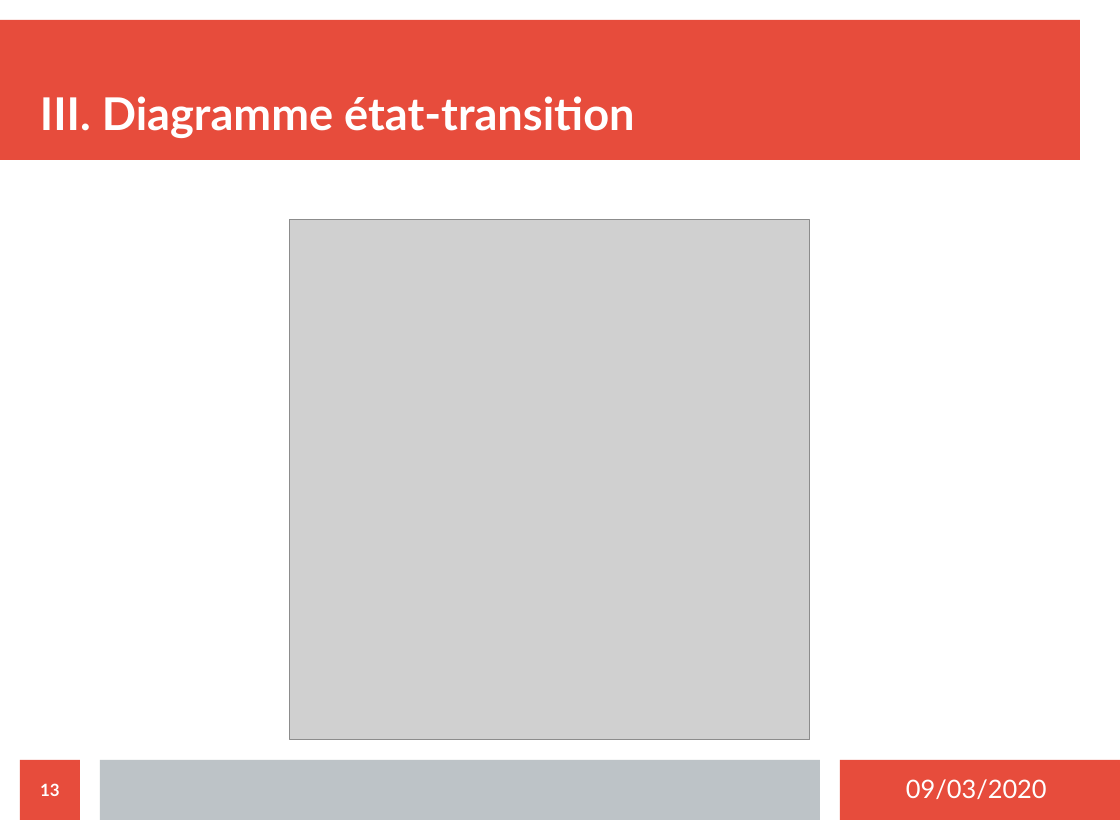
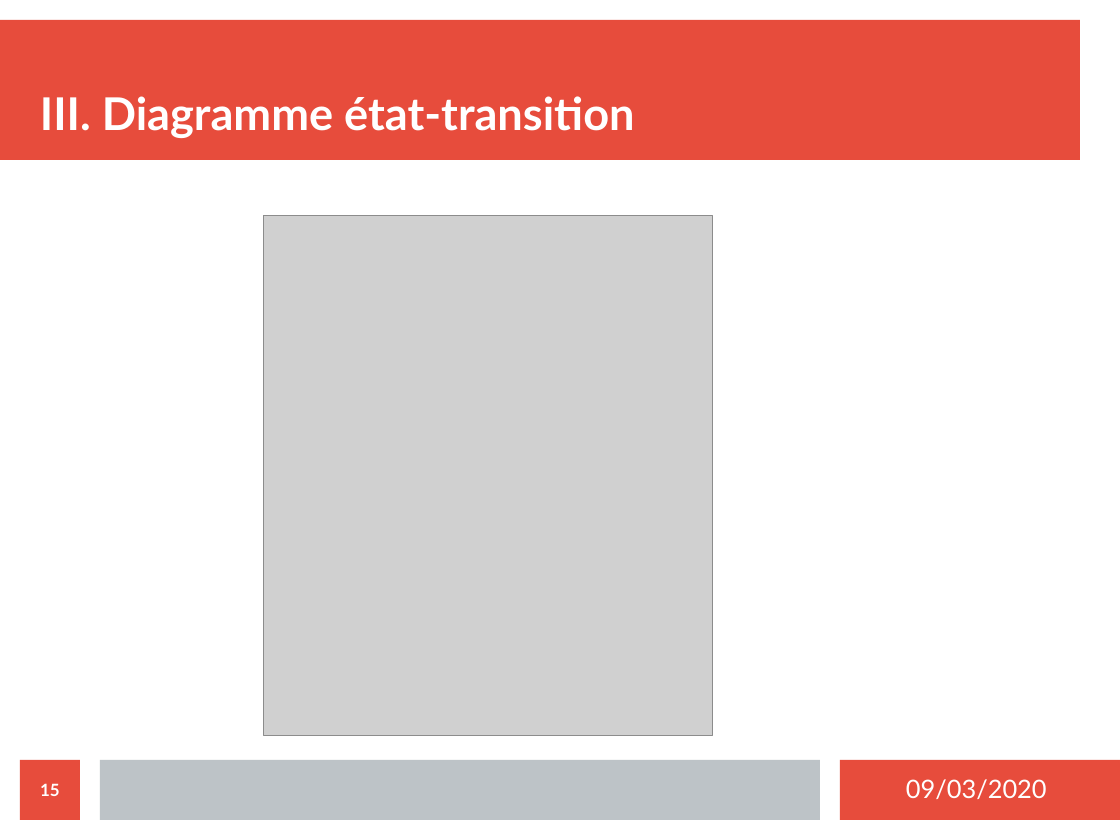
Before and after one commit to MezeretteBrice/Projet_Ronde, a slide deck: slide 15 of SOUTENANCE/Revue2/Revue2_CHEVREL.odp (slide 13 before the commit). Drawn at 1120x840 pixels with LibreOffice and Linux fonts; fonts in the diff are those of the drawing; grey boxes stand for pictures. Boxes give left, top, right and bottom in pixels: in the first picture for what was removed or moved away, otherwise in the second. Text is boxed around its words. In the diff, an @@ line names an element or a change of style, - is before the commit and + after.

```diff
--- a/SOUTENANCE/Revue2/Revue2_CHEVREL.odp
+++ b/SOUTENANCE/Revue2/Revue2_CHEVREL.odp
@@ picture: place and size @@
-picture at box(290, 221, 810, 741)
+picture at box(264, 216, 712, 737)
@@ page number at box(40, 783, 60, 796): text changed @@
-13
+15
```
Also in this commit, not shown: 6 other slides changed, 2 slides added.
